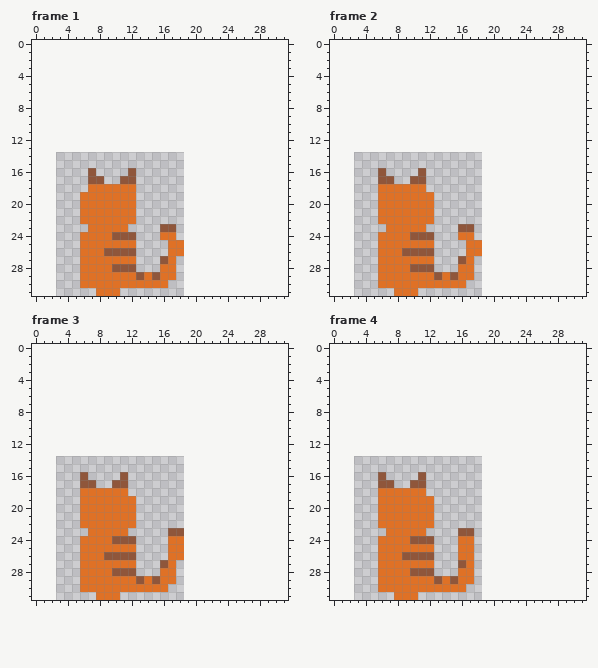
Pixel-art file -- graphics/kitten_sitting.aseprite. Above is the file before it was changed.
16x18 pixels, 6 frames. Shown: frame 1, frame 2, frame 3, frame 4. The old version is drawn lined up with the new one, on the new canvas. The commit also changed other frames, which this record leaves out.
Now the later version:
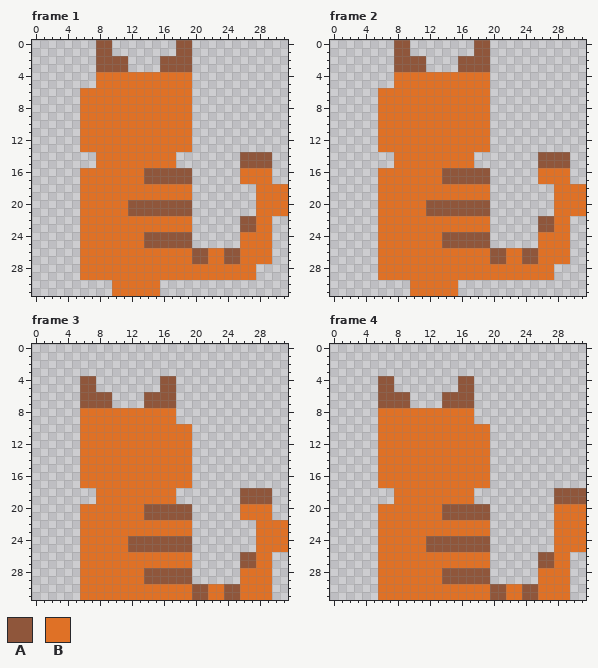
Palette (. is transparent): A #8f563b  B #df7126
The edit:
canvas 16x18 -> 32x32, the old top-left corner now at 3,14
Frame 1:
y 0..1: x 8..9 .. -> AA; x 18..19 .. -> AA
y 2..3: x 8..11 .... -> AAAA; x 16..19 .... -> AAAA
y 4..5: x 8..19 ............ -> BBBBBBBBBBBB
y 6..13: x 6..19 .............. -> BBBBBBBBBBBBBB
y 14..15: x 8..17 .......... -> BBBBBBBBBB; x 26..29 .... -> AAAA
y 16: x 6..19 .A....A....... -> BBBBBBBBAAAAAA; x 26..29 .... -> BBBB
y 17: x 6..19 .AA..AA....... -> BBBBBBBBAAAAAA; x 26..29 .... -> BBBB
y 18: x 6 . -> B; x 13..19 ....... -> BBBBBBB; x 28..31 .... -> BBBB
y 19: x 13..19 ....... -> BBBBBBB; x 28..31 .... -> BBBB
y 20..21: x 12..19 B....... -> AAAAAAAA; x 28..31 .... -> BBBB
y 22: x 13..19 ....... -> BBBBBBB; x 26..29 .... -> AABB
y 23: x 6 . -> B; x 12..19 ....AA.. -> BBBBBBBB; x 26..29 .... -> AABB
y 24: x 10..19 AAA...BB.. -> BBBBAAAAAA; x 26..29 .... -> BBBB
y 25: x 13..19 ....BB. -> BAAAAAA; x 26..29 .... -> BBBB
y 26: x 9..16 AAAA.... -> BBBBBBBB; x 19..29 ........... -> BAABBAABBBB
y 27: x 13..16 ...A -> BBBB; x 18..29 ............ -> BBAABBAABBBB
y 28: x 10..15 AAA... -> BBBBBB; x 18..27 .......... -> BBBBBBBBBB
y 29: x 13 A -> B; x 15 A -> B; x 18..27 .......... -> BBBBBBBBBB
y 30: x 6..9 BBBB -> ....; x 16 B -> .
y 31: x 8..9 BB -> ..; x 11..15 ..... -> BBBBB
Frame 2:
y 0..1: x 8..9 .. -> AA; x 18..19 .. -> AA
y 2..3: x 8..11 .... -> AAAA; x 16..19 .... -> AAAA
y 4..5: x 8..19 ............ -> BBBBBBBBBBBB
y 6..13: x 6..19 .............. -> BBBBBBBBBBBBBB
y 14..15: x 8..17 .......... -> BBBBBBBBBB; x 26..29 .... -> AAAA
y 16: x 6..19 A....A........ -> BBBBBBBBAAAAAA; x 26..29 .... -> BBBB
y 17: x 6..19 AA..AA........ -> BBBBBBBBAAAAAA; x 26..29 .... -> BBBB
y 18: x 12..19 ........ -> BBBBBBBB; x 28..31 .... -> BBBB
y 19: x 13..19 ....... -> BBBBBBB; x 28..31 .... -> BBBB
y 20..21: x 12..19 B....... -> AAAAAAAA; x 28..31 .... -> BBBB
y 22: x 13..19 ....... -> BBBBBBB; x 26..29 .... -> AABB
y 23: x 6 . -> B; x 12..19 ....AA.. -> BBBBBBBB; x 26..29 .... -> AABB
y 24: x 10..19 AAA...BB.. -> BBBBAAAAAA; x 26..29 .... -> BBBB
y 25: x 13..19 ....BB. -> BAAAAAA; x 26..29 .... -> BBBB
y 26: x 9..16 AAAA.... -> BBBBBBBB; x 19..29 ........... -> BAABBAABBBB
y 27: x 13..16 ...A -> BBBB; x 18..29 ............ -> BBAABBAABBBB
y 28: x 10..15 AAA... -> BBBBBB; x 18..27 .......... -> BBBBBBBBBB
y 29: x 13 A -> B; x 15 A -> B; x 18..27 .......... -> BBBBBBBBBB
y 30: x 6..9 BBBB -> ....; x 16 B -> .
y 31: x 8..9 BB -> ..; x 11..15 ..... -> BBBBB
Frame 3:
y 4..5: x 6..7 .. -> AA; x 16..17 .. -> AA
y 6..7: x 6..9 .... -> AAAA; x 14..17 .... -> AAAA
y 8..9: x 6..17 ............ -> BBBBBBBBBBBB
y 10..15: x 6..19 .............. -> BBBBBBBBBBBBBB
y 16: x 6..19 A....A........ -> BBBBBBBBBBBBBB
y 17: x 6..19 AA..AA........ -> BBBBBBBBBBBBBB
y 18: x 6..7 BB -> ..; x 12..17 ...... -> BBBBBB; x 26..29 .... -> AAAA
y 19: x 6..7 BB -> ..; x 13..17 ..... -> BBBBB; x 26..29 .... -> AAAA
y 20..21: x 13..19 ....... -> BAAAAAA; x 26..29 .... -> BBBB
y 22: x 13..19 ....... -> BBBBBBB; x 28..31 .... -> BBBB
y 23: x 6 . -> B; x 12..19 .....AA. -> BBBBBBBB; x 28..31 .... -> BBBB
y 24: x 10..11 AA -> BB; x 13..19 ....BB. -> AAAAAAA; x 28..31 .... -> BBBB
y 25: x 12..19 B....BB. -> AAAAAAAA; x 28..31 .... -> BBBB
y 26: x 9..16 AAAA.... -> BBBBBBBB; x 19 . -> B; x 26..29 .... -> AABB
y 27: x 13..16 ...A -> BBBB; x 18..19 .. -> BB; x 26..29 .... -> AABB
y 28: x 10..19 AAA...BB.. -> BBBBAAAAAA; x 26..29 .... -> BBBB
y 29: x 13..14 AB -> BA; x 16..19 BB.. -> AAAA; x 26..29 .... -> BBBB
y 30: x 17..29 ............. -> BBBAABBAABBBB
y 31: x 6..7 .. -> BB; x 11..29 ................... -> BBBBBBBBBAABBAABBBB
Frame 4:
y 4..5: x 6..7 .. -> AA; x 16..17 .. -> AA
y 6..7: x 6..9 .... -> AAAA; x 14..17 .... -> AAAA
y 8..9: x 6..17 ............ -> BBBBBBBBBBBB
y 10..15: x 6..19 .............. -> BBBBBBBBBBBBBB
y 16: x 6..19 A....A........ -> BBBBBBBBBBBBBB
y 17: x 6..19 AA..AA........ -> BBBBBBBBBBBBBB
y 18: x 6..7 BB -> ..; x 12..17 ...... -> BBBBBB; x 28..31 .... -> AAAA
y 19: x 6..7 BB -> ..; x 13..17 ..... -> BBBBB; x 28..31 .... -> AAAA
y 20..21: x 13..19 ....... -> BAAAAAA; x 28..31 .... -> BBBB
y 22: x 13..19 ....... -> BBBBBBB; x 28..31 .... -> BBBB
y 23: x 6 . -> B; x 12..19 ....AA.. -> BBBBBBBB; x 28..31 .... -> BBBB
y 24: x 10..11 AA -> BB; x 13..19 ...BB.. -> AAAAAAA; x 28..31 .... -> BBBB
y 25: x 12..19 B...BB.. -> AAAAAAAA; x 28..31 .... -> BBBB
y 26: x 9..15 AAAA... -> BBBBBBB; x 18..19 .. -> BB; x 26..29 .... -> AABB
y 27: x 13..16 ...A -> BBBB; x 18..19 .. -> BB; x 26..29 .... -> AABB
y 28: x 10..19 AAA...BB.. -> BBBBAAAAAA; x 26..29 .... -> BBBB
y 29: x 13..14 AB -> BA; x 16..19 BB.. -> AAAA; x 26..29 .... -> BBBB
y 30: x 17..29 ............. -> BBBAABBAABBBB
y 31: x 6..7 .. -> BB; x 11..29 ................... -> BBBBBBBBBAABBAABBBB
Changed places in both pictures, as pixel boxes (x1, y1, x2, y2):
changed: (80, 40, 288, 296)
changed: (378, 40, 586, 296)
changed: (80, 376, 288, 600)
changed: (378, 376, 586, 600)
